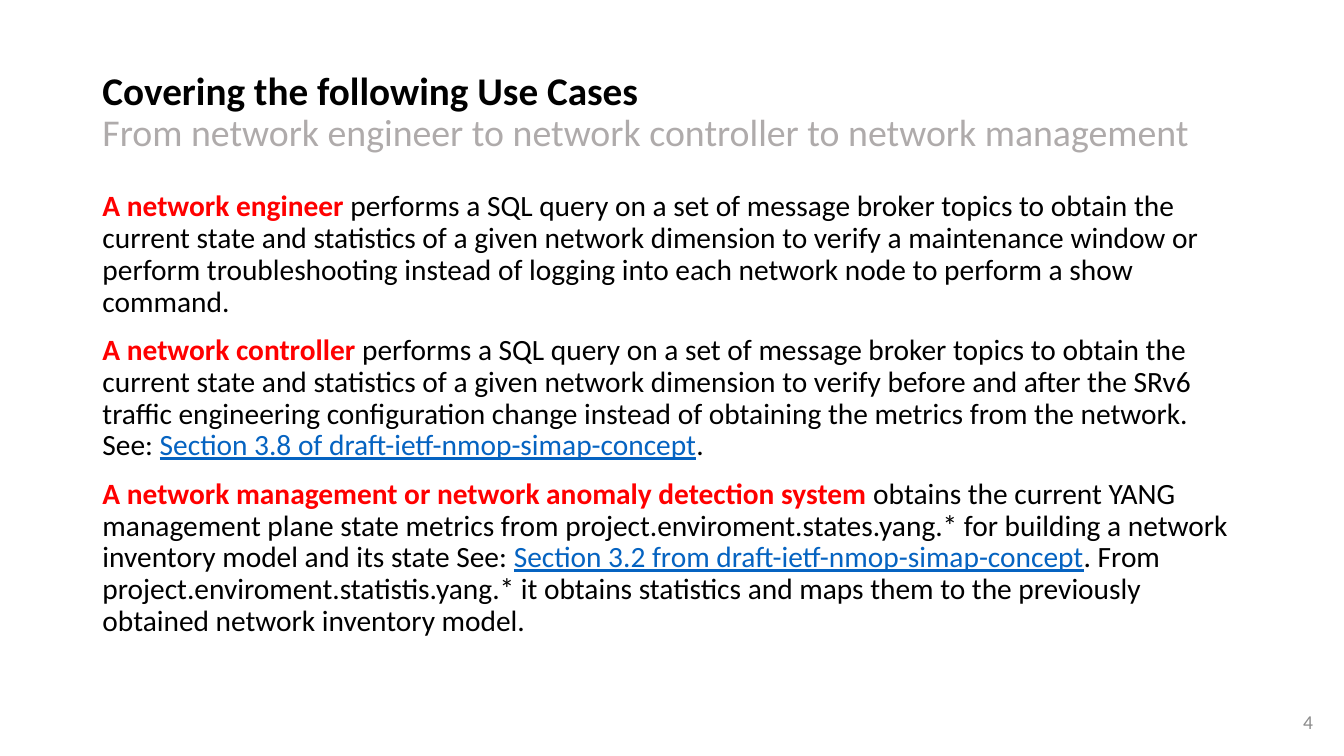
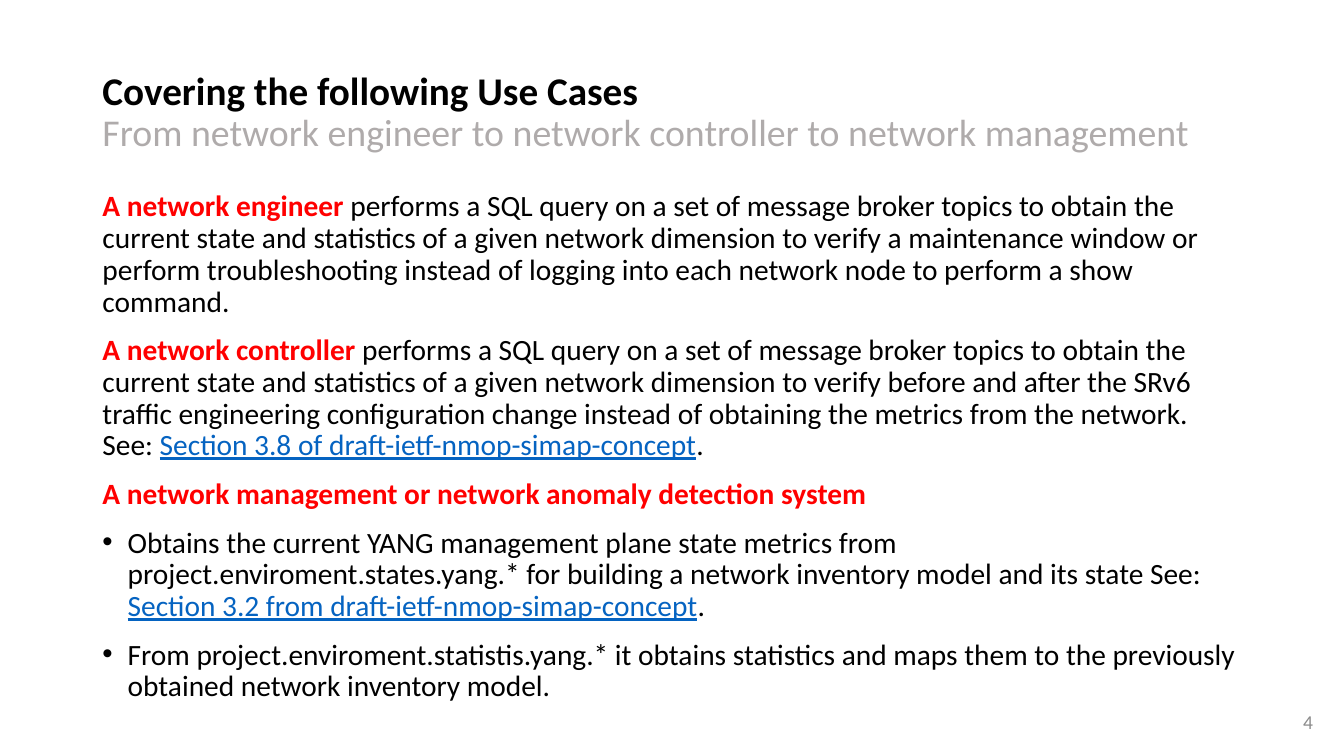
Before and after one commit to network-analytics/ietf-network-analytics-document-status, a slide deck: slide 4 of 125/NMOP/draft-ietf-nmop-yang-message-broker-message-key-01.pptx. Drawn at 1344x756 pixels with LibreOffice and Linux fonts; fonts in the diff are those of the drawing. Boxes give left, top, right and bottom in pixels: in the first picture for what was removed or moved away, otherwise in the second. Text is boxed around its words. In the diff, an @@ line names an element or a change of style, - is before the commit and + after.

```diff
--- a/125/NMOP/draft-ietf-nmop-yang-message-broker-message-key-01.pptx
+++ b/125/NMOP/draft-ietf-nmop-yang-message-broker-message-key-01.pptx
@@ text at [102, 483, 1235, 701]: text changed @@
-A network management or network anomaly detection system obtains the current YANG management plane state metrics from project.enviroment.states.yang.* for building a network inventory model and its state See: Section 3.2 from draft-ietf-nmop-simap-concept. From project.enviroment.statistis.yang.* it obtains statistics and maps them to the previously obtained network inventory model.
+A network management or network anomaly detection system
+• Obtains the current YANG management plane state metrics from project.enviroment.states.yang.* for building a network inventory model and its state See: Section 3.2 from draft-ietf-nmop-simap-concept.
+• From project.enviroment.statistis.yang.* it obtains statistics and maps them to the previously obtained network inventory model.
```
Also in this commit, not shown: 3 other slides changed, 1 other file.
